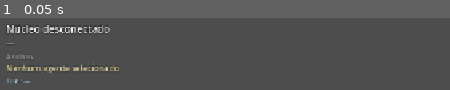
Above: before the commit, frame 1.
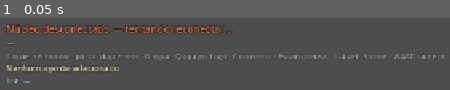
Above: after the commit, the same moment.

Repository: cezambo/GeneralSimulator
Game: Godot game, scene res://scenes/main.tscn
The game is run twice, just before and just after one commit, with the same random seed, the same clock (stepped at 60 frames per second) and the same inputs.
Inputs:
- Up to frame 1 (0.05 s): no input

The runs differ from the first frame. In frame 1, 5.2% of the frame differs, in the area x 1-99%, y 8-59%.
Error before the commit: Parse Error: Could not parse global class "Hud" from "res://scripts/hud.gd". (res://scripts/main.gd:10)

Commit message:
fix(godot): HUD parse e paredes pedra vs madeira
Remove clear_sandbox_tool duplicado que impedia o cliente de carregar. Parede B volta a ser pedra (corta-fogo); N pinta parede de pinho inflamável.

Co-authored-by: Cursor <cursoragent@cursor.com>

Diff:
--- a/packages/client-godot/project.godot
+++ b/packages/client-godot/project.godot
@@ -92,6 +92,11 @@
 "events": [Object(InputEventKey,"resource_local_to_scene":false,"resource_name":"","device":-1,"window_id":0,"alt_press …(191 unchanged characters)…
 ]
 }
+build_tool_wall_wood={
+"deadzone": 0.5,
+"events": [Object(InputEventKey,"resource_local_to_scene":false,"resource_name":"","device":-1,"window_id":0,"alt_pressed":false,"shift_pressed":false,"ctrl_pressed":false,"meta_pressed":false,"pressed":false,"keycode":0,"physical_keycode":78,"key_label":0,"unicode":110,"location":0,"echo":false,"script":null)
+]
+}
 build_tool_floor={
 "deadzone": 0.5,
 "events": [Object(InputEventKey,"resource_local_to_scene":false,"resource_name":"","device":-1,"window_id":0,"alt_press …(192 unchanged characters)…
--- a/packages/client-godot/scripts/hud.gd
+++ b/packages/client-godot/scripts/hud.gd
@@ -22,7 +22,7 @@
 var _last_speed: int = 1
 var _paused: bool = false
 var _construction: bool = false
-## wall | floor | door | erase | furniture | del_object
+## wall | wall_wood | floor | door | erase | furniture | del_object
 var _build_tool: String = "wall"
 var _furniture_def: String = "cadeira_madeira"
 ## "" | wet | extinguish — ferramentas RT fora da construção
@@ -121,7 +121,7 @@
 
 func _refresh_help() -> void:
 	if _construction:
-		help_label.text = "C·sair · B/F/R parede/chão/porta · E ou botão direito: apagar tile · T cadeira · X móvel · Z/Y undo/redo"
+		help_label.text = "C·sair · B parede pedra · N parede madeira · F/R chão/porta · E apagar · T cadeira · X móvel · Z/Y undo/redo"
 		set_selection(_selection_text)
 	else:
 		help_label.text = "Clique: sel./andar · porta: clique nela · G água · Q apagar fogo · C construir · Espaço pausa · 1–4 vel · V cone · WASD câmera"
@@ -131,7 +131,9 @@
 func _tool_label(tool_id: String) -> String:
 	match tool_id:
 		"wall":
-			return "parede (pinho)"
+			return "parede (pedra) — corta fogo"
+		"wall_wood":
+			return "parede (pinho) — queima"
 		"floor":
 			return "chão (pinho)"
 		"door":
@@ -162,14 +164,6 @@
 	build_tool_changed.emit(_build_tool)
 
 
-func clear_sandbox_tool() -> void:
-	if _sandbox_tool == "":
-		return
-	_sandbox_tool = ""
-	_refresh_help()
-	sandbox_tool_changed.emit(_sandbox_tool)
-
-
 func _set_sandbox_tool(tool_id: String) -> void:
 	if _sandbox_tool == tool_id:
 		_sandbox_tool = ""
@@ -190,6 +184,8 @@
 	if _construction:
 		if event.is_action_pressed("build_tool_wall"):
 			_set_tool("wall")
+		elif event.is_action_pressed("build_tool_wall_wood"):
+			_set_tool("wall_wood")
 		elif event.is_action_pressed("build_tool_floor"):
 			_set_tool("floor")
 		elif event.is_action_pressed("build_tool_door"):
--- a/packages/client-godot/scripts/main.gd
+++ b/packages/client-godot/scripts/main.gd
@@ -111,7 +111,7 @@
 	if cell == _last_painted:
 		return
 	_last_painted = cell
-	var effect := hud.current_sandbox_tool()
+	var effect: String = hud.current_sandbox_tool()
 	if effect == "":
 		return
 	core.apply_tool(effect, [{"x": cell.x, "y": cell.y}])
@@ -124,7 +124,7 @@
 	if cell == _last_painted:
 		return
 	_last_painted = cell
-	var tool_id := "erase" if force_erase else hud.current_build_tool()
+	var tool_id: String = "erase" if force_erase else hud.current_build_tool()
 	match tool_id:
 		"erase":
 			core.remove_tiles([{"x": cell.x, "y": cell.y}])
@@ -138,9 +138,11 @@
 			core.paint_tiles("floor", "pinho", [{"x": cell.x, "y": cell.y}])
 		"door":
 			core.paint_tiles("door", "pinho", [{"x": cell.x, "y": cell.y}])
+		"wall_wood":
+			core.paint_tiles("wall", "pinho", [{"x": cell.x, "y": cell.y}])
 		_:
-			# Pinho: parede inflamável — o fogo pode consumir e virar escombro.
-			core.paint_tiles("wall", "pinho", [{"x": cell.x, "y": cell.y}])
+			# Pedra: corta-fogo. Parede de madeira (inflamável) = tecla N.
+			core.paint_tiles("wall", "pedra", [{"x": cell.x, "y": cell.y}])
 
 
 func _update_hover_inspect() -> void:
Not shown, changed: packages/client-godot/README.md
